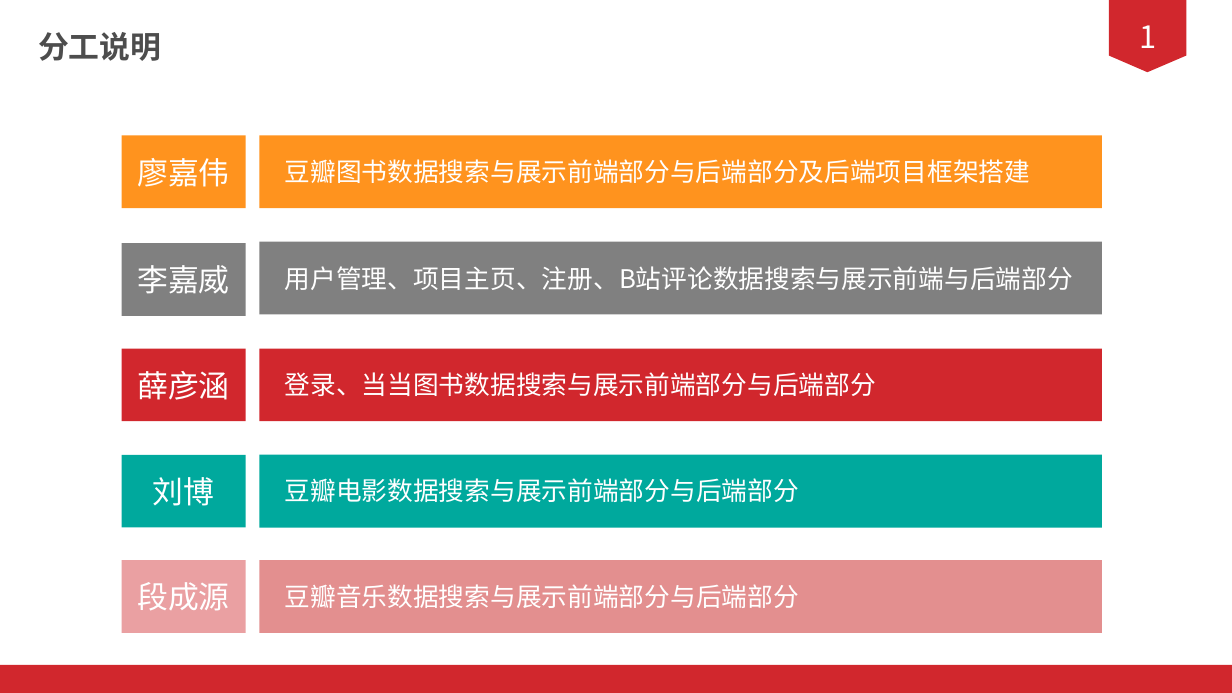
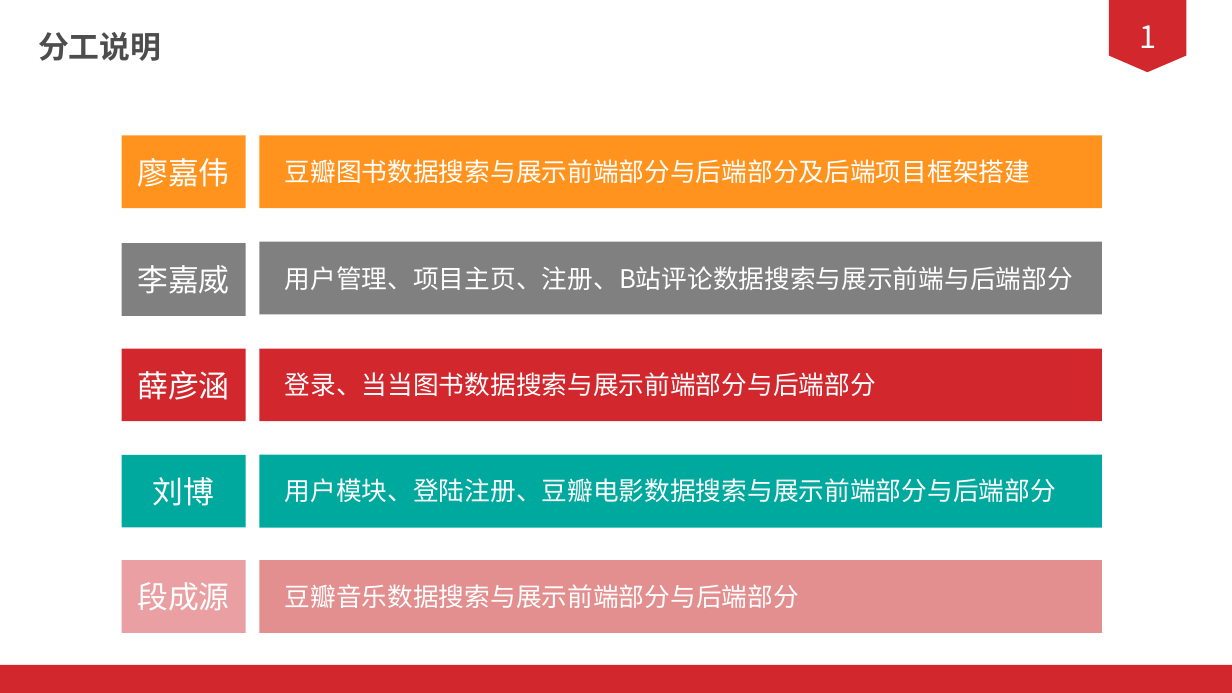
Before and after one commit to 1AKO1/2020shixun, a slide deck: slide 5 of doc/PPT/答辩ppt.pptx. Drawn at 1232x693 pixels with LibreOffice and Linux fonts; fonts in the diff are those of the drawing. Boxes give left, top, right and bottom in pixels: in the first picture for what was removed or moved away, otherwise in the second. Text is boxed around its words. In the diff, an @@ line names an element or a change of style, - is before the commit and + after.

```diff
--- a/doc/PPT/答辩ppt.pptx
+++ b/doc/PPT/答辩ppt.pptx
@@ text at (285, 478, 1056, 502): text changed @@
-豆瓣电影数据搜索与展示前端部分与后端部分
+用户模块、登陆注册、豆瓣电影数据搜索与展示前端部分与后端部分
```
Also in this commit, not shown: 3 other slides changed.
